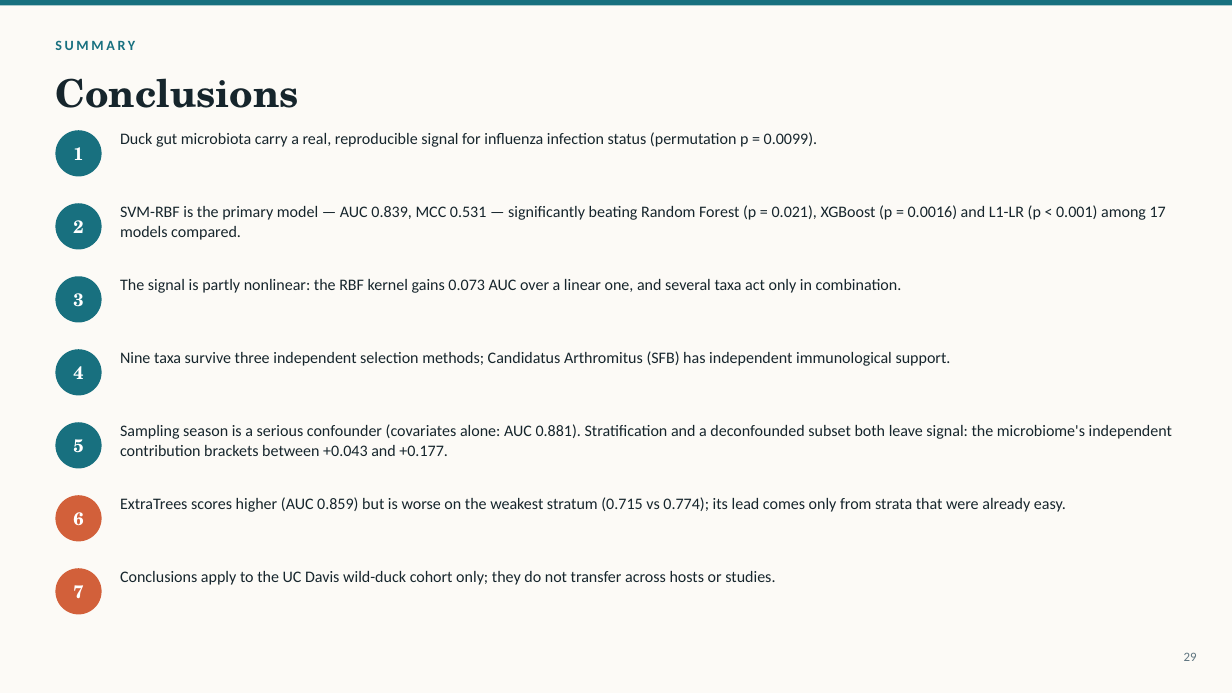
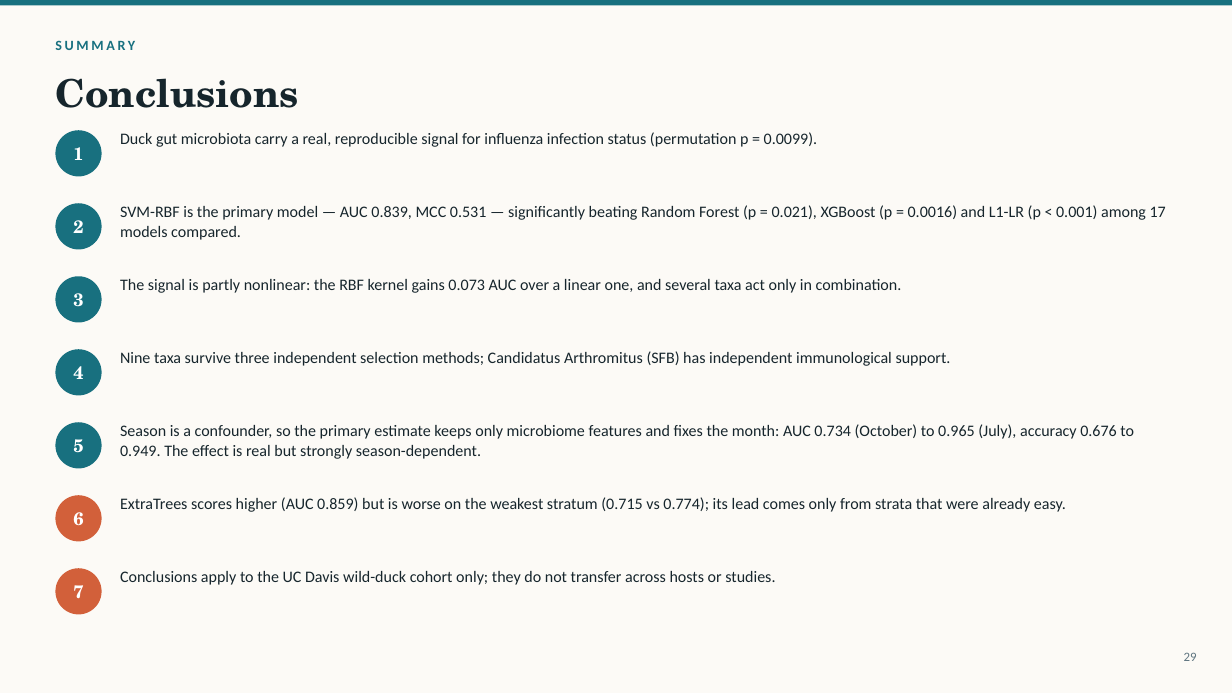
Before and after one commit to pengsihua2023/Christina-machine-learning-project, a slide deck: slide 29 of slides/Influenza_Microbiome_ML_Overview.pptx. Drawn at 1232x693 pixels with LibreOffice and Linux fonts; fonts in the diff are those of the drawing. Boxes give left, top, right and bottom in pixels: in the first picture for what was removed or moved away, otherwise in the second. Text is boxed around its words. In the diff, an @@ line names an element or a change of style, - is before the commit and + after.

```diff
--- a/slides/Influenza_Microbiome_ML_Overview.pptx
+++ b/slides/Influenza_Microbiome_ML_Overview.pptx
@@ text at (x1=120, y1=424, x2=1134, y2=459): text changed @@
-Sampling season is a serious confounder (covariates alone: AUC 0.881). Stratification and a deconfounded subset both leave signal: the microbiome's independent contribution brackets between +0.043 and +0.177.
+Season is a confounder, so the primary estimate keeps only microbiome features and fixes the month: AUC 0.734 (October) to 0.965 (July), accuracy 0.676 to 0.949. The effect is real but strongly season-dependent.
```
Also in this commit, not shown: 1 other slide changed, 1 slide added, 1 slide removed, 11 other files.
